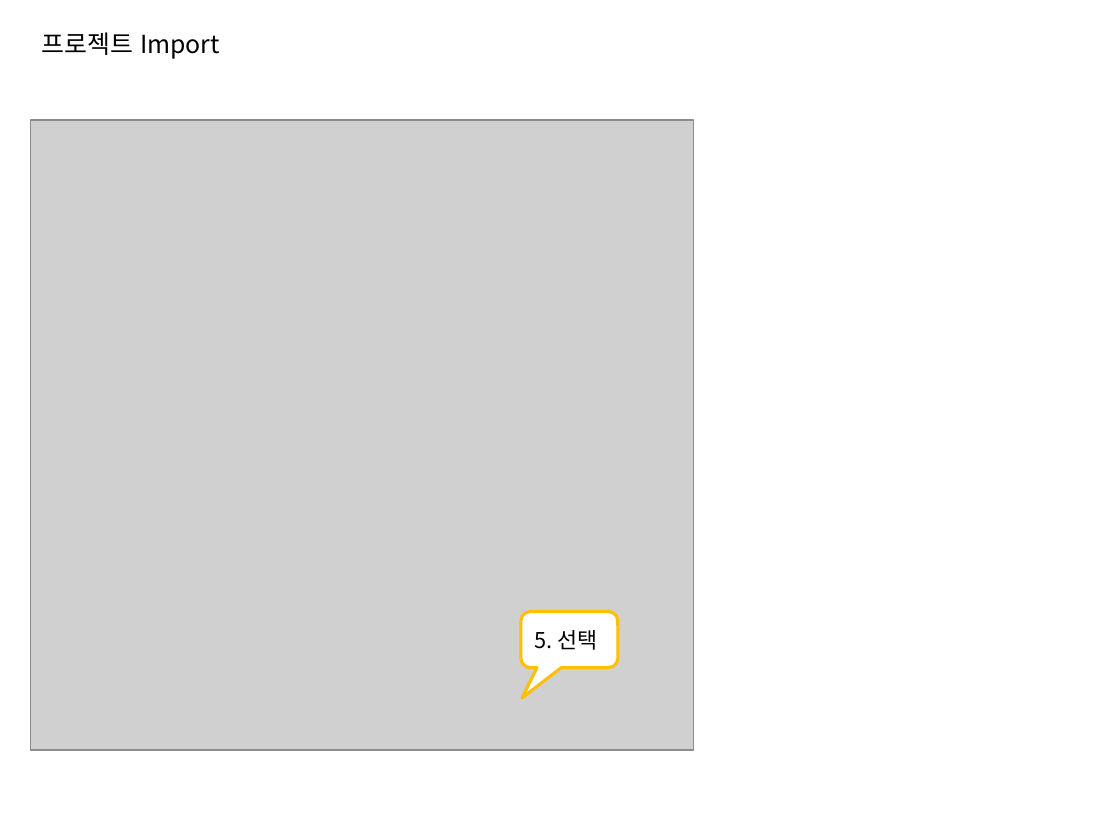
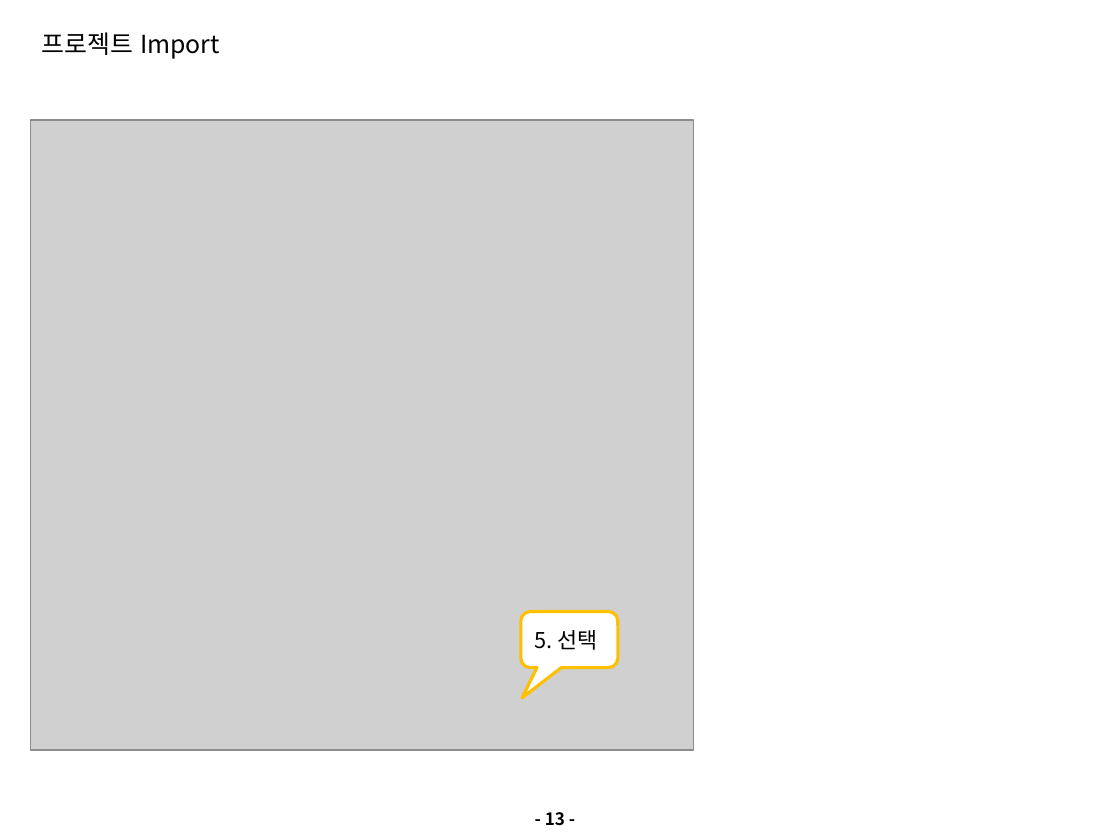
Before and after one commit to hgmin777/NEXCORE-UML-Modeler, a slide deck: slide 13 of wiki_files/NEXCORE UML Modeler_Developer Guide.pptx. Drawn at 1120x840 pixels with LibreOffice and Linux fonts; fonts in the diff are those of the drawing; grey boxes stand for pictures. Boxes give left, top, right and bottom in pixels: in the first picture for what was removed or moved away, otherwise in the second. Text is boxed around its words. In the diff, an @@ line names an element or a change of style, - is before the commit and + after.

```diff
--- a/wiki_files/NEXCORE UML Modeler_Developer Guide.pptx
+++ b/wiki_files/NEXCORE UML Modeler_Developer Guide.pptx
@@ page number added at [545,812,565,826], 11 pt, text #000000, bold @@
+- 13 -
```
Also in this commit, not shown: 16 other slides changed, 1 slide added.
